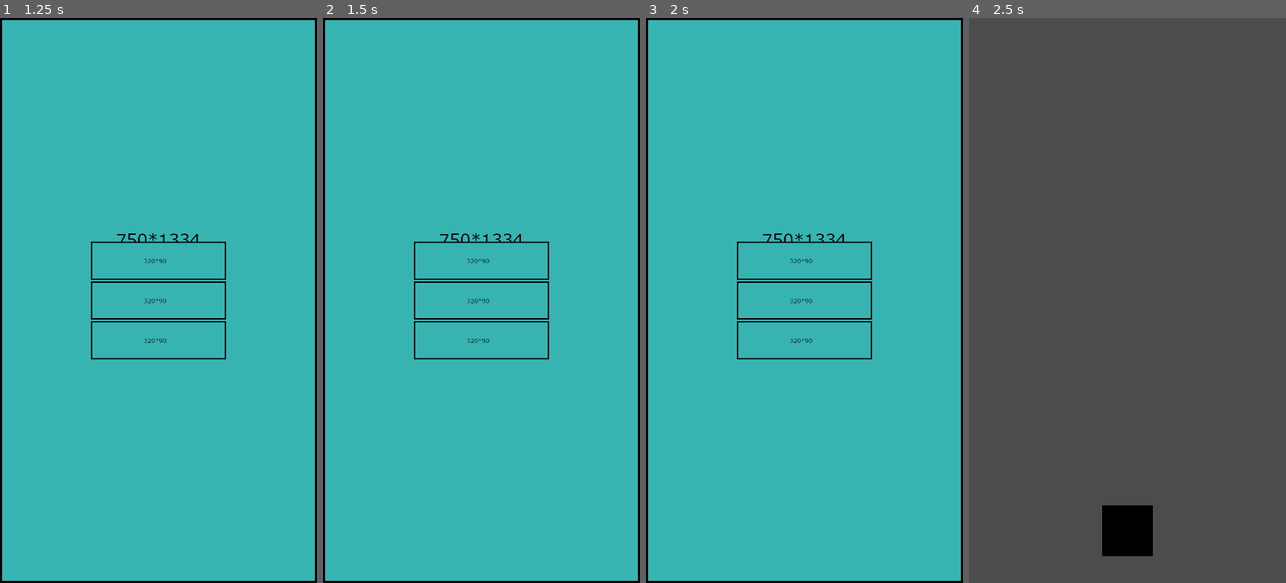
Above: before the commit, frames 1-4 (left to right).
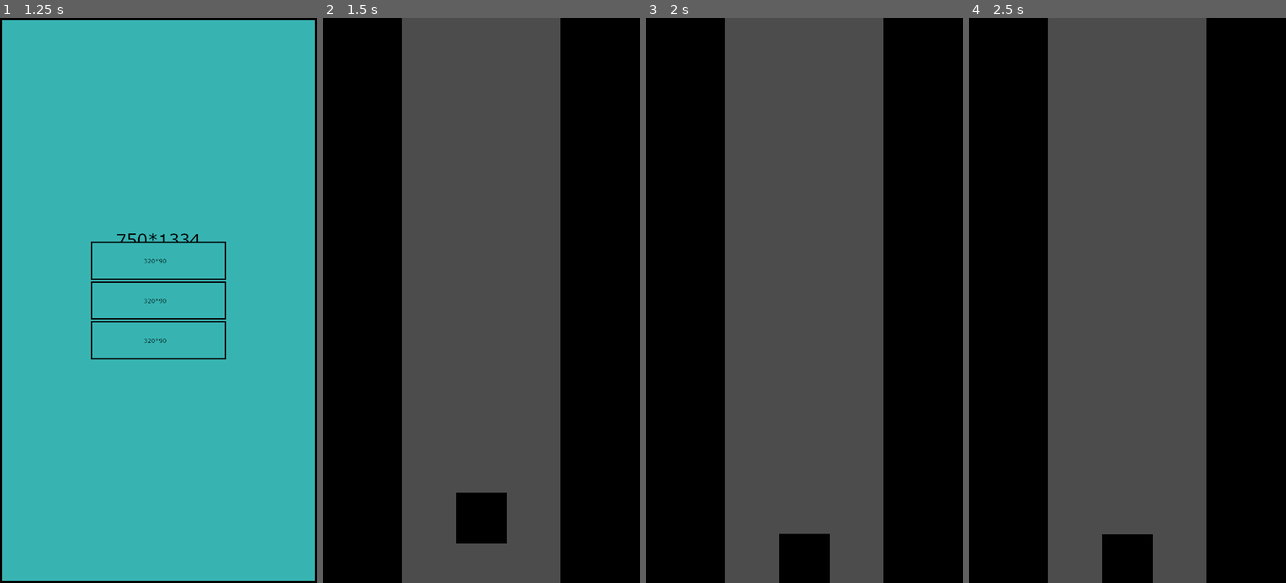
Above: after the commit, the same moments.

Repository: koryslaby/Godot_Game_Development
Game: Godot game, scene res://scenes/Start_Screen.tscn
Two runs of this game, one before a commit and one after it. Both use one fixed random seed, a clock stepped at 60 frames per second and the inputs below.
Inputs (mouse positions are in pixels of both pictures, inside the frame that each line leads up to):
- Up to frame 1 (1.25 s): click (161, 537) at 0.5 s
- Up to frame 2 (1.5 s): click (481, 260) at 1.25 s
- Up to frame 3 (2 s): no input
- Up to frame 4 (2.5 s): click (1127, 300) at 2.02 s

Frame 1 is identical in both runs. In frame 2, 98% of the frame differs, in the area x 0-100%, y 0-100%; in frame 3, 98%; in frame 4, 52%.
Error before the commit: Parse Error: The setter can't be a static function. See "set_diff_speeds()" definition at line 20. (res://scripts/World.gd:16)
Error after the commit: Invalid operands 'float' and 'Nil' in operator '-'. (res://scripts/levels_s.gd:76)

Commit message:
adding next leve and more level peices

Diff:
--- a/Jumper_Squish/game/project.godot
+++ b/Jumper_Squish/game/project.godot
@@ -13,6 +13,10 @@
 config/name="Jumber_Sqush"
 run/main_scene="res://scenes/Start_Screen.tscn"
 config/icon="res://icon.png"
+
+[autoload]
+
+Global="*res://scripts/Global.gd"
 
 [display]
 
--- a/Jumper_Squish/game/scenes/Levels.tscn
+++ b/Jumper_Squish/game/scenes/Levels.tscn
@@ -1,7 +1,8 @@
 [gd_scene load_steps=5 format=2]
 
 [ext_resource path="res://scripts/Levels.gd" type="Script" id=1]
-[ext_resource path="res://assets/Level.png" type="Texture" id=2]
+[ext_resource path="res://assets/Level_Sizes/Level.png" type="Texture" id=2]
+
 
 [sub_resource type="RectangleShape2D" id=1]
 
--- a/Jumper_Squish/game/scenes/Menu_Screen.gd
+++ b/Jumper_Squish/game/scenes/Menu_Screen.gd
@@ -9,18 +9,15 @@
 
 
 func _on_Button1_button_up():
-	var instanced_scene = scene.instance()
-	print("when instancing scene: ", instanced_scene)
-	print("scene is: ", instanced_scene)
-	print("scene.get_script is: ", instanced_scene.get_script())
-	print("scene.get_script.set_diff_speeds is: ", instanced_scene.get_script().set_diff_speeds(true))
-	scene.get_script().set_diff_speeds(true)
+	Global.set_diff_speeds(true)
 	get_tree().change_scene("res://scenes/World.tscn")
 
 
 func _on_Button2_button_up():
+	Global.set_diff_heights(true)
 	get_tree().change_scene("res://scenes/World.tscn")
 
 
 func _on_Button3_button_up():
+	Global.set_collors(true)
 	get_tree().change_scene("res://scenes/World.tscn")
--- a/Jumper_Squish/game/scenes/Menu_Screen.tscn
+++ b/Jumper_Squish/game/scenes/Menu_Screen.tscn
@@ -4,7 +4,7 @@
 [ext_resource path="res://assets/PNG/750*1334.png" type="Texture" id=2]
 [ext_resource path="res://assets/PNG/320*90.png" type="Texture" id=3]
 
-[node name="Menu_Screen" type="Control" index="0"]
+[node name="Menu_Screen" type="Control"]
 
 anchor_left = 0.0
 anchor_top = 0.0
--- a/Jumper_Squish/game/scenes/levels_s.tscn
+++ b/Jumper_Squish/game/scenes/levels_s.tscn
@@ -1,43 +1,26 @@
-[gd_scene load_steps=7 format=2]
+[gd_scene load_steps=5 format=2]
 
 [ext_resource path="res://scripts/levels_s.gd" type="Script" id=1]
-[ext_resource path="res://assets/Level.png" type="Texture" id=2]
-
-[sub_resource type="SpriteFrames" id=1]
-
-animations = [ {
-"frames": [ ExtResource( 2 ) ],
-"loop": false,
-"name": "default",
-"speed": 5.0
-} ]
+[ext_resource path="res://assets/Level_Sizes/Level.png" type="Texture" id=2]
 
 [sub_resource type="RectangleShape2D" id=2]
 
+resource_local_to_scene = true
 custom_solver_bias = 0.0
 extents = Vector2( 10, 10 )
+_sections_unfolded = [ "Resource" ]
 
-[sub_resource type="SpriteFrames" id=3]
+[sub_resource type="RectangleShape2D" id=3]
 
-animations = [ {
-"frames": [ ExtResource( 2 ) ],
-"loop": true,
-"name": "default",
-"speed": 5.0
-} ]
-
-[sub_resource type="RectangleShape2D" id=4]
-
+resource_local_to_scene = true
 custom_solver_bias = 0.0
 extents = Vector2( 10, 10 )
+_sections_unfolded = [ "Resource" ]
 
-[node name="levels_s" type="Node2D"]
+[node name="levels_s" type="Node2D" index="0"]
 
 position = Vector2( 0, 635.602 )
 script = ExtResource( 1 )
-__meta__ = {
-"_edit_group_": true
-}
 
 [node name="right" type="StaticBody2D" parent="." index="0"]
 
@@ -51,14 +34,15 @@
 bounce = 0.0
 _sections_unfolded = [ "Collision", "Pickable", "Transform" ]
 
-[node name="right_sprite" type="AnimatedSprite" parent="right" index="0"]
+[node name="right_sprite" type="Sprite" parent="right" index="0"]
 
-frames = SubResource( 1 )
-animation = "default"
+texture = ExtResource( 2 )
+_sections_unfolded = [ "Animation", "Offset", "Region", "Transform", "Z Index" ]
 
 [node name="right_collision" type="CollisionShape2D" parent="right" index="1"]
 
 shape = SubResource( 2 )
+_sections_unfolded = [ "Material", "Transform", "Visibility", "Z Index" ]
 
 [node name="left" type="StaticBody2D" parent="." index="1"]
 
@@ -70,13 +54,13 @@
 friction = 1.0
 bounce = 0.0
 
-[node name="left_sprite" type="AnimatedSprite" parent="left" index="0"]
+[node name="left_sprite" type="Sprite" parent="left" index="0"]
 
-frames = SubResource( 3 )
-animation = "default"
+texture = ExtResource( 2 )
+_sections_unfolded = [ "Offset", "Transform" ]
 
 [node name="left_collision" type="CollisionShape2D" parent="left" index="1"]
 
-shape = SubResource( 4 )
+shape = SubResource( 3 )
 
 [connection signal="inclosure_end" from="." to="." method="_on_levels_s_inclosure_end"]
--- /dev/null
+++ b/Jumper_Squish/game/scripts/Global.gd
@@ -0,0 +1,14 @@
+extends Node
+
+var diff_speeds = false setget set_diff_speeds
+var collors = false setget set_collors
+var diff_heights = false setget set_diff_heights
+
+func set_diff_speeds(value):
+	diff_speeds = value
+
+func set_collors(value):
+	collors = value
+
+func set_diff_heights(value):
+	diff_heights = value
--- a/Jumper_Squish/game/scripts/World.gd
+++ b/Jumper_Squish/game/scripts/World.gd
@@ -12,19 +12,6 @@
 var max_levels = 100
 var left_speed_set = Vector2(0,0)
 var right_speed_set = Vector2(0,0)
-
-var diff_speeds = false setget set_diff_speeds
-var collors = false setget set_collors
-var diff_heights = false setget set_diff_heights
-
-static func set_diff_speeds(value):
-	diff_speeds = value
-
-static func set_collors(value):
-	collors = value
-
-static func set_diff_heights(value):
-	diff_heights = value
 
 func _ready():
 	start.add_to_group("base")
@@ -48,13 +35,14 @@
 		var new_level = Levels.instance()
 		add_child_below_node(player, new_level)
 		new_level.set_position(spawn)
-		if diff_speeds == true:
+		if Global.diff_speeds == true:
 			random_speeds(new_level)
-		if collors == true:
+		if Global.collors == true:
 			pass
-		if diff_heights == true:
-			pass
-		spawn.y -= 90 - level_margin
+		if Global.diff_heights == true:
+			new_level.randome_level_heights()
+		spawn.y -= new_level.get_text_height()
+		print("spawn point is: ", spawn.y)
 		if i > 0:
 			last_level.set_next_level(new_level)
 		if i == 0:
@@ -66,7 +54,6 @@
 	return start
 
 func _on_new_level_move_camera(camera_mover):
-	print("on new level move camera")
 	var camera_movement = camera_start_position - camera_mover
 	camera_tween.interpolate_property(camera, "position", camera_start_position, camera_movement, 1,Tween.TRANS_LINEAR,Tween.EASE_IN)
 	camera_tween.start()
--- a/Jumper_Squish/game/scripts/levels_s.gd
+++ b/Jumper_Squish/game/scripts/levels_s.gd
@@ -16,18 +16,15 @@
 var screen_half
 var check_point_right
 var check_point_left
+var texture_height = 90 setget ,get_text_height
+var level_size = ["res://assets/Level_Sizes/Level.png", "res://assets/Level_Sizes/375*135.png","res://assets/Level_Sizes/375*180.png"]
 
 var left_vel= Vector2(1,0) setget set_left_vel
 var right_vel = Vector2(-1,0) setget set_right_vel
 
-var left_height setget set_left_height
-var right_height setget set_right_height
 
-func set_left_height(value):
-	left_height = value
-
-func set_right_height(value):
-	right_height = value
+func get_text_height():
+	return texture_height
 
 func set_next_level(value):
 	next_level = value
@@ -47,11 +44,20 @@
 func set_inclose(value):
 	inclose = value
 
-func _ready():
-	var left_h = (left_sprite.get_sprite_frames().get_frame("default", 0).get_height() - col_margin)/2
-	var left_w = (left_sprite.get_sprite_frames().get_frame("default", 0).get_width() - col_margin)/2
-	var right_h = (right_sprite.get_sprite_frames().get_frame("default", 0).get_height() - col_margin)/2
-	var right_w = (right_sprite.get_sprite_frames().get_frame("default", 0).get_width() - col_margin)/2
+func randome_level_heights():
+	randomize()
+	var size = round(rand_range(0,2))
+	var texture = load(level_size[size])
+	left_sprite.set_texture(texture)
+	right_sprite.set_texture(texture)
+	texture_height = texture.get_height()
+	collision_maker()
+
+func collision_maker():
+	var left_h = (left_sprite.texture.get_height() - col_margin)/2
+	var left_w = (left_sprite.texture.get_width() - col_margin)/2
+	var right_h = (right_sprite.texture.get_height() - col_margin)/2
+	var right_w = (right_sprite.texture.get_width() - col_margin)/2
 	var colShapeRight = Vector2(right_w-1, right_h)
 	var colShapeLeft = Vector2(left_w, left_h)
 	right.add_to_group("levels")
@@ -63,9 +69,13 @@
 	check_point_left = left_collision.shape.get_extents().x/2
 	camera_mover.y = left_h * 2
 
+func _ready():
+	pass
+
 func inclose():
 	var check_point = right.position.x - check_point_right
 	if inclose == true && check_point > screen_half:
+		collision_maker()
 		var right_pos = right.get_position()
 		var left_pos = left.get_position()
 		right_pos += right_vel
Binary file added: Jumper_Squish/game/assets/Level_Sizes/375*135.png
Not shown, changed: Jumper_Squish/game/assets/Level_Sizes/375*135.png.import
Binary file added: Jumper_Squish/game/assets/Level_Sizes/375*180.png
Not shown, added: Jumper_Squish/game/assets/Level_Sizes/375*180.png.import
Renamed: Jumper_Squish/game/assets/Level.png -> Jumper_Squish/game/assets/Level_Sizes/Level.png
Not shown, added: Jumper_Squish/game/assets/Level_Sizes/Level.png.import
Not shown, changed: Jumper_Squish/.DS_Store
Not shown, added: Jumper_Squish/asset_edits/375*135.xcf
Not shown, added: Jumper_Squish/asset_edits/375*180.xcf
